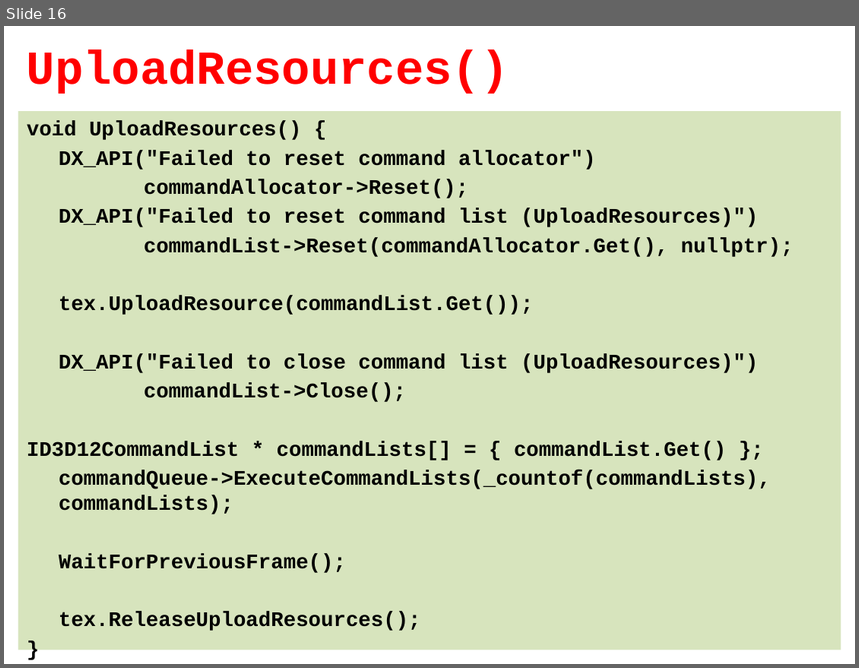
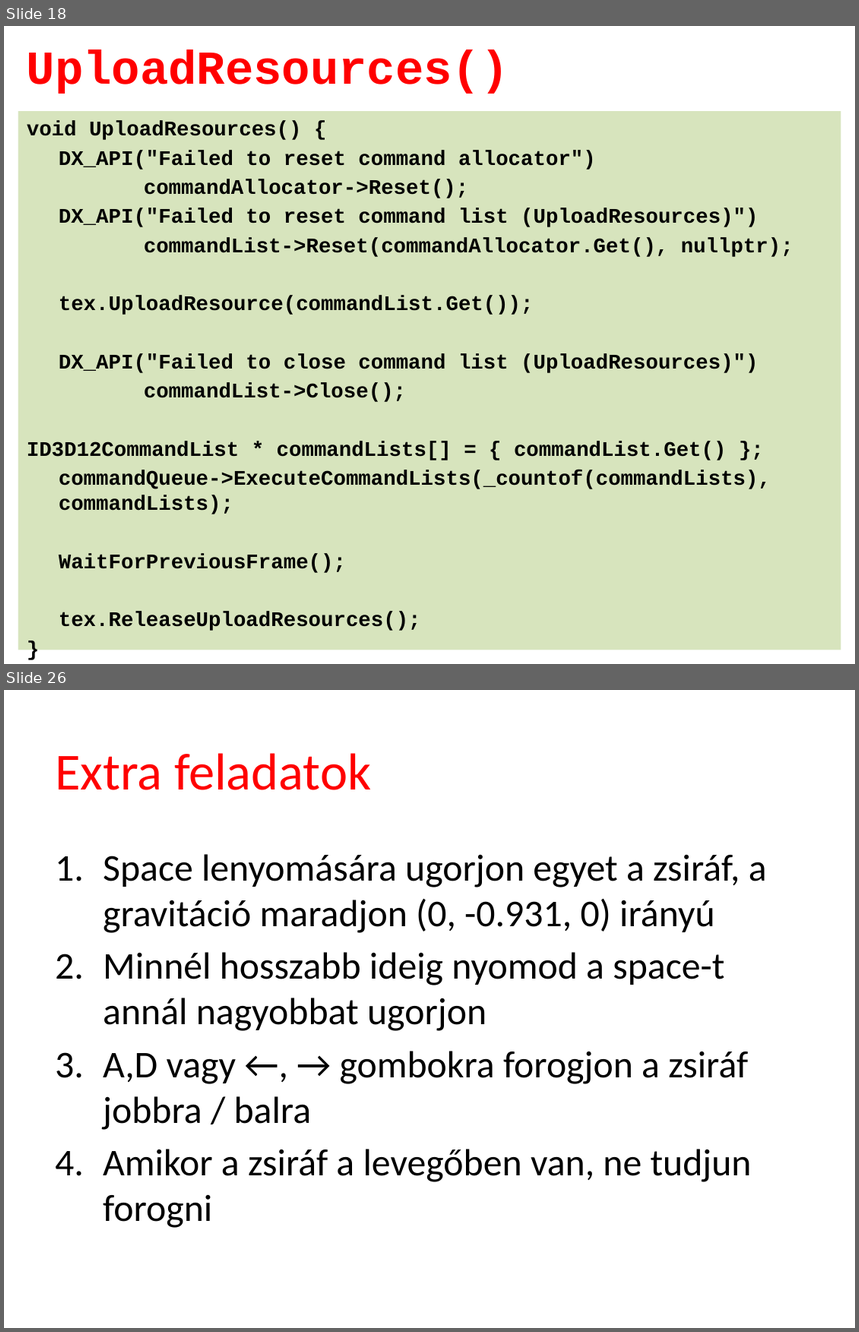
Before and after one commit to tyekx/dx12, a slide deck: Slides/ggl004-Textures.pptx. Shown one above the other, each under a label of ours: slide 16 before the commit, slides 18 and 26 after it; the slides between them are not shown. The pictures are 859x668 and 859x1332 pixels, drawn with LibreOffice and Linux fonts; fonts in the diff are those of the drawing; background and template pictures are left out. Boxes give left, top, right and bottom in pixels: in the first picture for what was removed or moved away, otherwise in the second. Text is boxed around its words. In the diff, an @@ line names an element or a change of style, - is before the commit and + after.

```diff
--- a/Slides/ggl004-Textures.pptx
+++ b/Slides/ggl004-Textures.pptx
@@ slide 26 added at bbox=[4, 690, 855, 1328], background #FFFFFF @@
@@ title added at bbox=[55, 753, 371, 790], 44 pt, text #FF0000 @@
+Extra feladatok
@@ text added at bbox=[103, 854, 767, 1228], 32 pt, text #000000 @@
+1. Space lenyomására ugorjon egyet a zsiráf, a gravitáció maradjon (0, -0.931, 0) irányú
+2. Minnél hosszabb ideig nyomod a space-t annál nagyobbat ugorjon
+3. A,D vagy ←, → gombokra forogjon a zsiráf jobbra / balra
+4. Amikor a zsiráf a levegőben van, ne tudjun forogni
@@ what was slide 16 is now slide 18 @@
```
Also in this commit, not shown: 9 other slides added, 1 other file.
